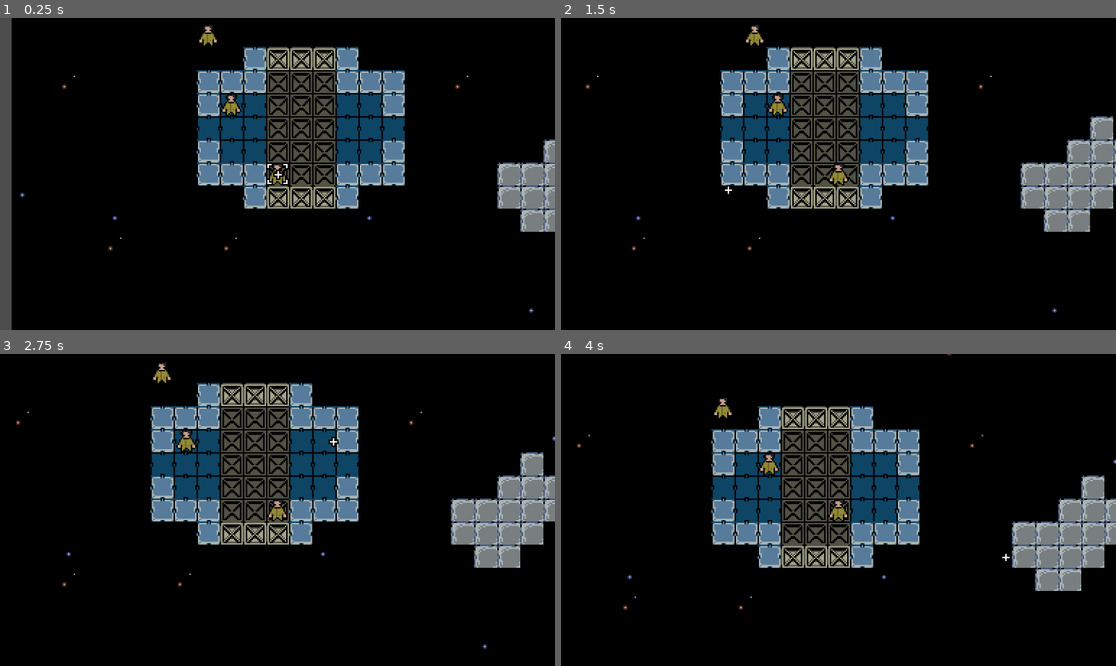
Above: before the commit, frames 1-4 (two rows, left to right).
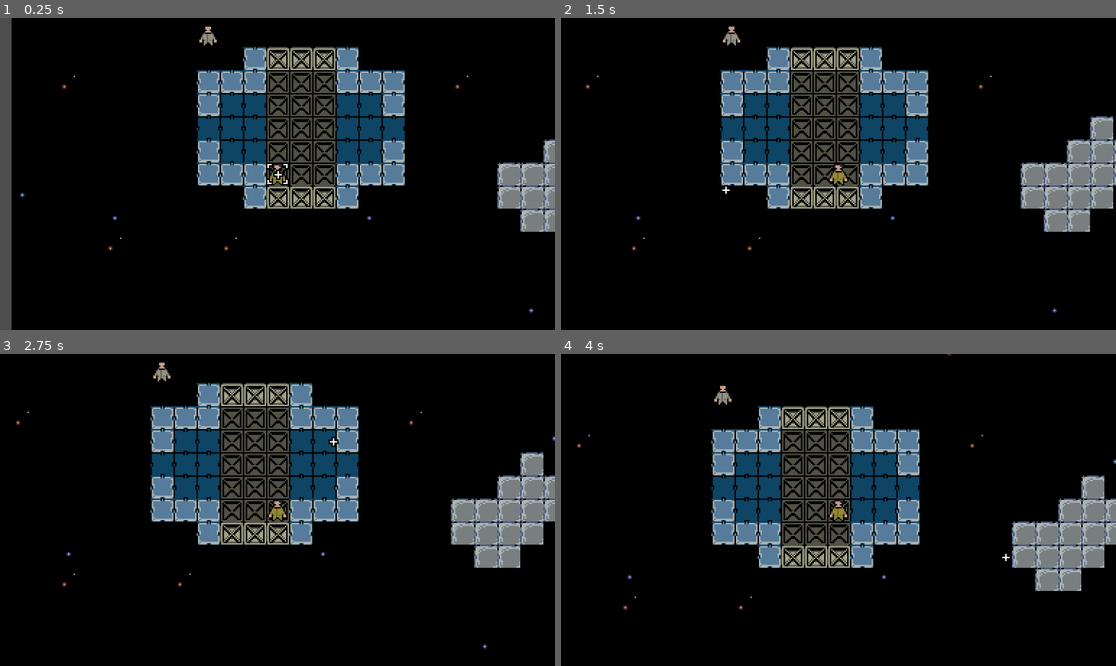
Above: after the commit, the same moments.

Repository: FinishedGames/Grid_Sandbox
Game: Godot game, scene res://scenes/main.tscn
Two runs of this game, one before a commit and one after it. Both use one fixed random seed, a clock stepped at 60 frames per second and the inputs below.
Inputs (mouse positions are in pixels of both pictures, inside the frame that each line leads up to):
- Up to frame 1 (0.25 s): no input
- Up to frame 2 (1.5 s): tap Enter at 0.5 s; move the mouse to (960, 158) at 0.52 s; hold Right (ui_right) 0.53-1.28 s; click (960, 158) at 0.67 s; move the mouse to (727, 189) at 1.27 s; hold Down (ui_down) from 1.28 s (still down); click (727, 189) at 1.42 s
- Up to frame 3 (2.75 s): move the mouse to (333, 441) at 2.02 s; release Down (ui_down) at 2.03 s; hold Right (ui_right) from 2.03 s (still down); click (333, 441) at 2.17 s
- Up to frame 4 (4 s): move the mouse to (810, 572) at 2.77 s; release Right (ui_right) at 2.78 s; hold Up (ui_up) 2.78-3.53 s; click (810, 572) at 2.92 s; move the mouse to (1005, 556) at 3.52 s; hold Left (ui_left) from 3.53 s (still down); click (1005, 556) at 3.67 s

The runs differ from the first frame. In frame 1, 0.3% of the frame differs, in the area x 36-44%, y 2-32%; in frame 2, 0.4%, in the area x 29-41%, y 2-57%; in frame 3, 0.3%; in frame 4, 0.4%.

Commit message:
navigation

Diff:
--- a/scenes/main.tscn
+++ b/scenes/main.tscn
@@ -7,6 +7,7 @@
 [ext_resource type="Texture2D" uid="uid://d4nbo13x2rnnp" path="res://char.png" id="5_uj7hh"]
 [ext_resource type="Shader" path="res://crt.gdshader" id="6_0dik2"]
 [ext_resource type="Script" path="res://scripts/Player_ctrl.gd" id="7_axkjx"]
+[ext_resource type="Texture2D" uid="uid://bjunk6qqvufvb" path="res://mob.png" id="7_umksh"]
 [ext_resource type="Script" path="res://scripts/Mob.gd" id="8_ldem6"]
 [ext_resource type="Texture2D" uid="uid://d3oyk4exdb0hm" path="res://cursor.png" id="9_camyy"]
 [ext_resource type="Texture2D" uid="uid://g84oqx5fr1dy" path="res://crosshair.png" id="9_uycw2"]
@@ -34,6 +35,14 @@
 tile_map_data = PackedByteArray("AAAOAAgAAAAAAAAAAAAJAAgAAAAAAAAAAAAKAAgAAAAAAAAAAAAKAAcAAAAAAAAAAAAOAAcAAAAAAAAAAAAPAA …(576 unchanged characters)…
 tile_set = ExtResource("2_e52n8")
 
+[node name="Player_ctl" type="Node" parent="." node_paths=PackedStringArray("grid_agent", "input_mgr", "cursor", "crosshair", "mob")]
+script = ExtResource("7_axkjx")
+grid_agent = NodePath("../Player")
+input_mgr = NodePath("../Input_manager")
+cursor = NodePath("../Cursor")
+crosshair = NodePath("../Crosshair")
+mob = NodePath("../Mob/Mob_ctl")
+
 [node name="Player" type="Sprite2D" parent="." node_paths=PackedStringArray("grid")]
 texture_filter = 1
 position = Vector2(191, 202)
@@ -45,33 +54,17 @@
 [node name="Camera2D" type="Camera2D" parent="Player"]
 zoom = Vector2(3, 3)
 
-[node name="Mob2" type="Sprite2D" parent="." node_paths=PackedStringArray("grid")]
-texture_filter = 1
-position = Vector2(162, 153)
-texture = ExtResource("5_uj7hh")
-script = ExtResource("5_hp4cm")
-grid = NodePath("../Grid")
-speed = 20.0
-
-[node name="Mob_ctl" type="Node" parent="Mob2" node_paths=PackedStringArray("grid_agent", "input_mgr")]
-script = ExtResource("8_ldem6")
-grid_agent = NodePath("..")
-input_mgr = NodePath("../../Input_manager")
-period = 0.5
-
 [node name="Mob" type="Sprite2D" parent="." node_paths=PackedStringArray("grid")]
 texture_filter = 1
 position = Vector2(139, 102)
-texture = ExtResource("5_uj7hh")
+texture = ExtResource("7_umksh")
 script = ExtResource("5_hp4cm")
 grid = NodePath("../Grid")
-speed = 20.0
+speed = 50.0
 
-[node name="Mob_ctl" type="Node" parent="Mob" node_paths=PackedStringArray("grid_agent", "input_mgr")]
+[node name="Mob_ctl" type="Node" parent="Mob" node_paths=PackedStringArray("grid_agent")]
 script = ExtResource("8_ldem6")
 grid_agent = NodePath("..")
-input_mgr = NodePath("../../Input_manager")
-period = 0.5
 
 [node name="TextureRect" type="TextureRect" parent="."]
 material = SubResource("ShaderMaterial_rt7p0")
@@ -81,17 +74,10 @@
 offset_bottom = 15.0
 scale = Vector2(12.3478, 6.84695)
 
-[node name="Player_ctl" type="Node" parent="." node_paths=PackedStringArray("grid_agent", "input_mgr", "cursor", "crosshair")]
-script = ExtResource("7_axkjx")
-grid_agent = NodePath("../Player")
-input_mgr = NodePath("../Input_manager")
-cursor = NodePath("../Cursor")
-crosshair = NodePath("../Crosshair")
+[node name="Cursor" type="Sprite2D" parent="."]
+position = Vector2(118, 151)
+texture = ExtResource("9_camyy")
 
 [node name="Crosshair" type="Sprite2D" parent="."]
 position = Vector2(118, 151)
 texture = ExtResource("9_uycw2")
-
-[node name="Cursor" type="Sprite2D" parent="."]
-position = Vector2(118, 151)
-texture = ExtResource("9_camyy")
--- a/scripts/Grid_actor.gd
+++ b/scripts/Grid_actor.gd
@@ -14,23 +14,30 @@
 var _is_moving = false
 var _halfway_done = false
 var _move_end_callback = null
+var _step_success = true
 
 @export var can_pass_objects = false
 @export var can_pass_solids = false
 
 var tile_occupier = "moved to" # placeholder to pre-occupy tiles to which the agent moves
 
-func _ready() -> void:
-	# attach self to nearest tile
-	var grid_pos = grid.get_pos(position)
-	position = grid.snap_to(grid_pos)
-	grid.objects[grid_pos.y][grid_pos.x] = self
-
 func step(delta: Vector2i, callback = null):
 	if moving_to == null:
 		_move_end_callback = callback
 		_moving_from = grid.get_pos(position)
 		moving_to = _moving_from + delta
+
+func step_to(pos: Vector2i, callback = null):
+	step(pos - get_grid_pos(), callback)
+
+func get_grid_pos() -> Vector2i:
+	return grid.get_pos(position)
+
+func _ready() -> void:
+	# attach self to nearest tile
+	var grid_pos = get_grid_pos()
+	position = grid.snap_to(grid_pos)
+	grid.objects[grid_pos.y][grid_pos.x] = self
 
 # Called every frame. 'delta' is the elapsed time since the previous frame.
 func _process(delta: float) -> void:
@@ -43,6 +50,7 @@
 		   (not next_is_solid or can_pass_solids):
 			_begin_step() # next step vacant, begin movement
 		else:
+			_step_success = false
 			_end_step() # occupied, can't move
 
 	if _is_moving:
@@ -58,13 +66,14 @@
 							progress_norm ** 2 * 2 if progress_norm < 0.5 else 1 - 2*(1 - progress_norm) ** 2)
 			_move_progress += delta
 		else: # finishing step
-			position = grid.snap_to(grid.get_pos(position)) # snap position to grid
+			position = grid.snap_to(get_grid_pos()) # snap position to grid
+			_step_success = true
 			_end_step()
 
 func _begin_step():
 	# pre-occupy tile with placeholder
 	grid.objects[moving_to.y][moving_to.x] = tile_occupier
-	_moving_from = grid.get_pos(position)
+	_moving_from = get_grid_pos()
 	_move_duration = (grid.snap_to(_moving_from) -
 					  grid.snap_to(moving_to)).length() / speed
 	_is_moving = true
@@ -74,10 +83,13 @@
 	grid.objects[moving_to.y][moving_to.x] = self # move self to next tile
 
 func _end_step():
-	if _move_end_callback:
-		_move_end_callback.call()
+	var prev_callback = _move_end_callback
+
 	_move_progress = 0.0
 	moving_to = null
 	_moving_from = null
 	_is_moving = false
 	_move_end_callback = null
+
+	if prev_callback:
+		prev_callback.call(_step_success)
--- a/scripts/Mob.gd
+++ b/scripts/Mob.gd
@@ -1,26 +1,23 @@
 extends Node
 
 @export var grid_agent : Grid_actor
-@export var input_mgr : Input_manager
 
-@export var period = 1.0
-var cooldown
+var route = []
+var nav = Tile_nav.new()
 
 func _ready() -> void:
-	cooldown = period
+	nav.grid = grid_agent.grid
+	nav.allow_diagonal_steps = false
+	pass
 
-func _process(delta: float) -> void:
-	cooldown -= delta
+func next_step(prev_success):
+	if prev_success and route.size() > 0:
+		grid_agent.step_to(route.pop_back(), next_step)
 
-	if cooldown <= 0:
-		cooldown = period
-		var random = range(4).pick_random()
+func go_to(dest : Vector2i):
+	nav.scan_routes(grid_agent.get_grid_pos())
+	route = nav.get_route(dest)
+	next_step(true)
 
-		if random == 0:
-			grid_agent.step(Vector2i(0, -1))
-		elif random == 1:
-			grid_agent.step(Vector2i(1, 0))
-		elif random == 2:
-			grid_agent.step(Vector2i(0, 1))
-		elif random == 3:
-			grid_agent.step(Vector2i(-1, 0))
+func stop():
+	route = []
--- a/scripts/Player_ctrl.gd
+++ b/scripts/Player_ctrl.gd
@@ -6,24 +6,36 @@
 @export var cursor : Sprite2D
 @export var crosshair : Sprite2D
 
+@export var mob : Node
+
 # Called when the node enters the scene tree for the first time.
 func _ready() -> void:
+	Input.set_mouse_mode(Input.MOUSE_MODE_HIDDEN)
+
 	input_mgr.up.connect(go_up)
 	input_mgr.right.connect(go_right)
 	input_mgr.down.connect(go_down)
 	input_mgr.left.connect(go_left)
 
-func _process(delta: float) -> void:
+func _process(_delta: float) -> void:
 	var world_pos = grid_agent.grid.get_global_mouse_position()
 	var grid_pos = grid_agent.grid.get_pos(world_pos)
 	var player_pos = grid_agent.grid.get_pos(grid_agent.position)
 
-	if grid_pos in grid_agent.grid.diamond_radius(2, player_pos):
+	if grid_pos in grid_agent.grid.manhattan_radius(2, player_pos):
 		cursor.visible = true
 		cursor.global_position = grid_agent.grid.snap_to(grid_pos)
 	else:
 		cursor.visible = false
 	crosshair.global_position = world_pos
+
+func _input(event: InputEvent) -> void:
+	if event is InputEventMouseButton and event.pressed and event.button_index == MOUSE_BUTTON_LEFT:
+		if cursor.visible:
+			mob.go_to(grid_agent.grid.get_pos(cursor.position))
+		else:
+			mob.stop()
+
 
 # Called every frame. 'delta' is the elapsed time since the previous frame.
 func go_up():
--- a/scripts/Tile_nav.gd
+++ b/scripts/Tile_nav.gd
@@ -1,9 +1,9 @@
-extends Node
 class_name Tile_nav
 
 var misc = preload("res://scripts/Misc_functions.gd").new()
 
-@export var grid : TileMapLayer
+var grid : Grid_manager
+var allow_diagonal_steps = true
 var map = null
 
 const UNTRAVERSED = -1.0
@@ -22,20 +22,22 @@
 
 		if current.x != 0:
 			neighbors.append(Vector2i(-1, 0)) # Left
-			if current.y != grid.height - 1:
-				neighbors.append(Vector2i(-1, 1)) # Top left
-			if current.y != 0:
-				neighbors.append(Vector2i(-1, -1)) # Bottom left
+			if allow_diagonal_steps:
+				if current.y != grid.height - 1:
+					neighbors.append(Vector2i(-1, 1)) # Top left
+				if current.y != 0:
+					neighbors.append(Vector2i(-1, -1)) # Bottom left
 
 		if current.y != 0:
 			neighbors.append(Vector2i(0, -1)) # Bottom
 
 		if current.x != grid.width - 1:
 			neighbors.append(Vector2i(1, 0))
-			if current.y != grid.height - 1:
-				neighbors.append(Vector2i(1, 1)) # Top right
-			if current.y != 0:
-				neighbors.append(Vector2i(1, -1)) # Bottom right
+			if allow_diagonal_steps:
+				if current.y != grid.height - 1:
+					neighbors.append(Vector2i(1, 1)) # Top right
+				if current.y != 0:
+					neighbors.append(Vector2i(1, -1)) # Bottom right
 
 		if current.y != grid.height - 1:
 			neighbors.append(Vector2i(0, 1)) # Top
@@ -54,7 +56,7 @@
 
 func get_route(to: Vector2i):
 	if map == null or map[to.y][to.x] < 0:
-		return null
+		return []
 
 	var current = to
 	var cur_distance = map[current.y][current.x]
@@ -68,20 +70,22 @@
 
 		if current.x != 0:
 			neighbors.append(Vector2i(-1, 0)) # Left
-			if current.y != grid.height - 1:
-				neighbors.append(Vector2i(-1, 1)) # Top left
-			if current.y != 0:
-				neighbors.append(Vector2i(-1, -1)) # Bottom left
+			if allow_diagonal_steps:
+				if current.y != grid.height - 1:
+					neighbors.append(Vector2i(-1, 1)) # Top left
+				if current.y != 0:
+					neighbors.append(Vector2i(-1, -1)) # Bottom left
 
 		if current.y != 0:
 			neighbors.append(Vector2i(0, -1)) # Bottom
 
 		if current.x != grid.width - 1:
 			neighbors.append(Vector2i(1, 0))
-			if current.y != grid.height - 1:
-				neighbors.append(Vector2i(1, 1)) # Top right
-			if current.y != 0:
-				neighbors.append(Vector2i(1, -1)) # Bottom right
+			if allow_diagonal_steps:
+				if current.y != grid.height - 1:
+					neighbors.append(Vector2i(1, 1)) # Top right
+				if current.y != 0:
+					neighbors.append(Vector2i(1, -1)) # Bottom right
 
 		if current.y != grid.height - 1:
 			neighbors.append(Vector2i(0, 1)) # Top
@@ -92,7 +96,7 @@
 			if dist >= 0:
 				distances.append(map[(current + neighbor).y][(current + neighbor).x])
 		if distances.size() == 0:
-			return null # no route found
+			return [] # no route found
 
 		var minimum = distances.min()
 
@@ -104,6 +108,5 @@
 		var next_tile = valid_neighbors.pick_random()
 		current = next_tile
 
-	route.reverse()
-	route.pop_front()
+	route.pop_back()
 	return route
Binary file added: mob.png
Not shown, added: mob.png.import
Not shown: 1 places in scenes/main.tscn that only renumber resources
